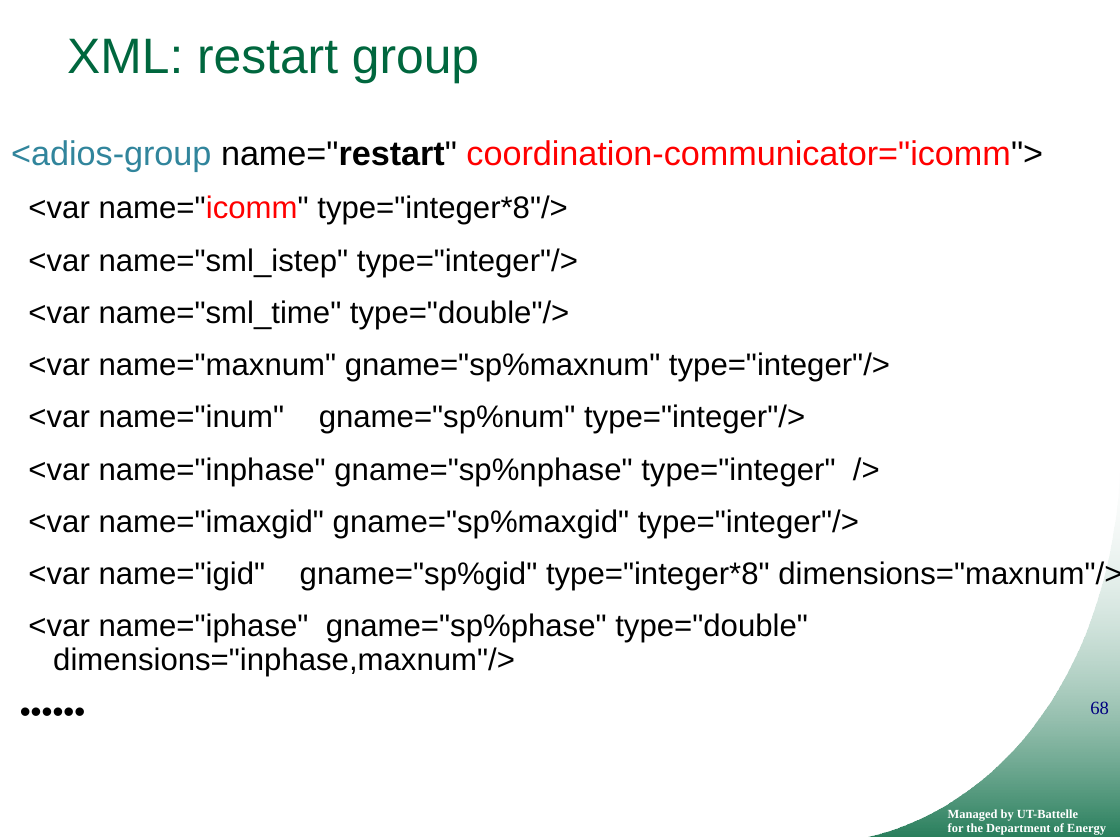
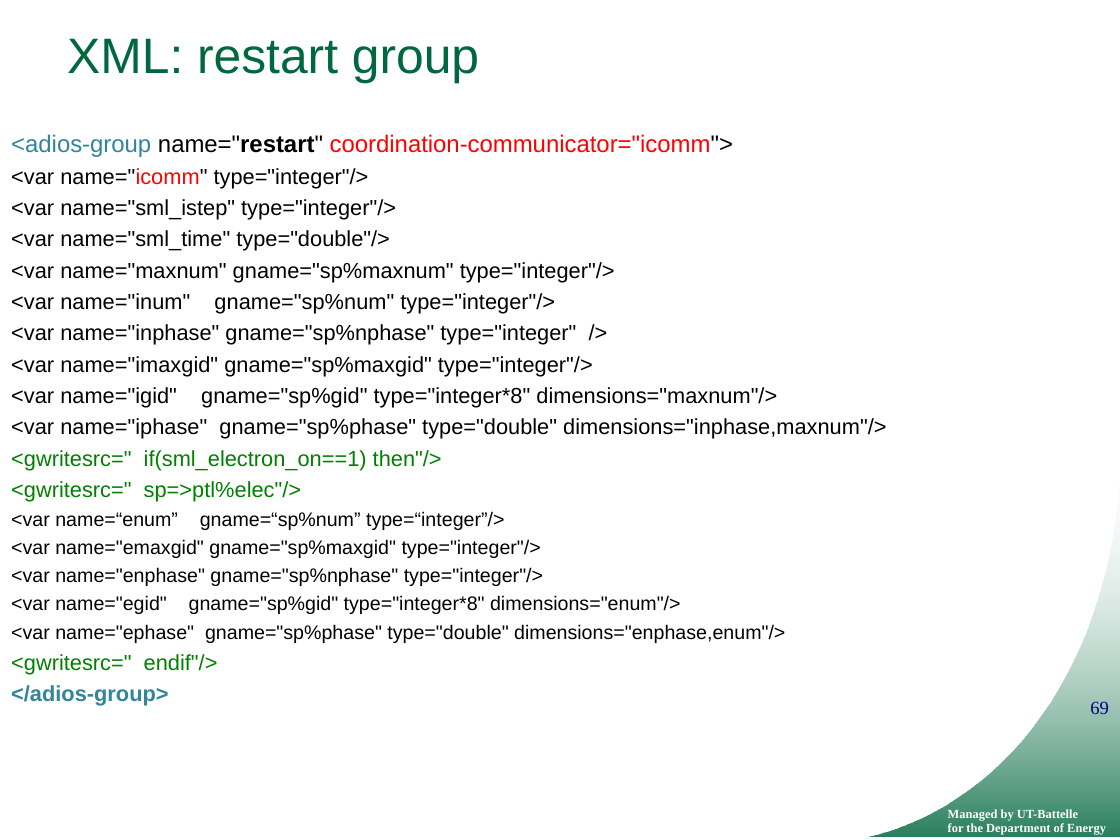
Before and after one commit to ornladios/ADIOS, a slide deck: slide 69 of tutorial/adios_api_scidac_tutorial.pptx (slide 68 before the commit). Drawn at 1120x840 pixels with LibreOffice and Linux fonts; fonts in the diff are those of the drawing; background and template pictures are left out. Boxes give left, top, right and bottom in pixels: in the first picture for what was removed or moved away, otherwise in the second. Text is boxed around its words. In the diff, an @@ line names an element or a change of style, - is before the commit and + after.

```diff
--- a/tutorial/adios_api_scidac_tutorial.pptx
+++ b/tutorial/adios_api_scidac_tutorial.pptx
@@ text at [11,134,886,439]: size 22 to 15.4 pt in "<adios-group name="restart" coordination-communicator="icomm ..."; size 20 to 14 pt in "<var name="sml_istep" type="integer"/>", "<var name="sml_time" type="double"/>", "<var name="maxnum" gname="sp%maxnum" type="integer"/>", "<var name="inum" gname="sp%num" type="integer"/>" and 4 more places; line spacing 0.9 to 0.7; less space between paragraphs @@
@@ text at [11,168,369,188]: text changed; size 20 to 14 pt @@
-<var name="icomm" type="integer*8"/>
+<var name="icomm" type="integer"/>
@@ text at [11,450,785,706]: text changed; size 20 to 12.6 pt @@
-••••••
+<gwritesrc=" if(sml_electron_on==1) then"/>
+<gwritesrc=" sp=>ptl%elec"/>
+<var name=“enum” gname=“sp%num” type=“integer”/>
+<var name="emaxgid" gname="sp%maxgid" type="integer"/>
+<var name="enphase" gname="sp%nphase" type="integer"/>
+<var name="egid" gname="sp%gid" type="integer*8" dimensions="enum"/>
+<var name="ephase" gname="sp%phase" type="double" dimensions="enphase,enum"/>
+<gwritesrc=" endif"/>
+</adios-group>
@@ page number at [1090,701,1109,714]: text changed @@
-68
+69
```
Also in this commit, not shown: 22 other slides changed, 2 slides added, 14 slides removed.
